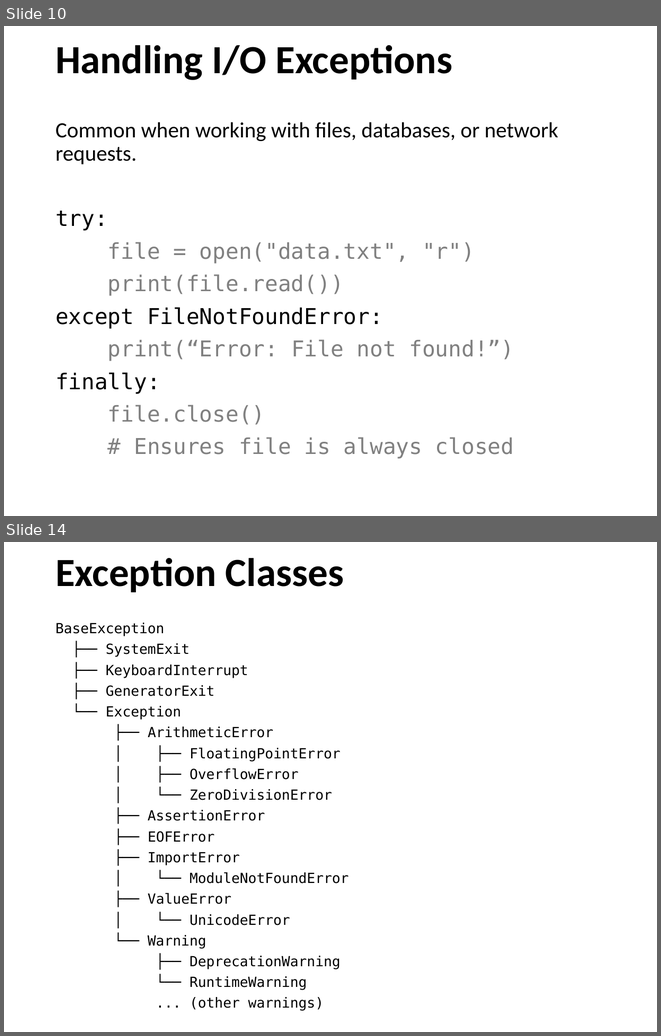
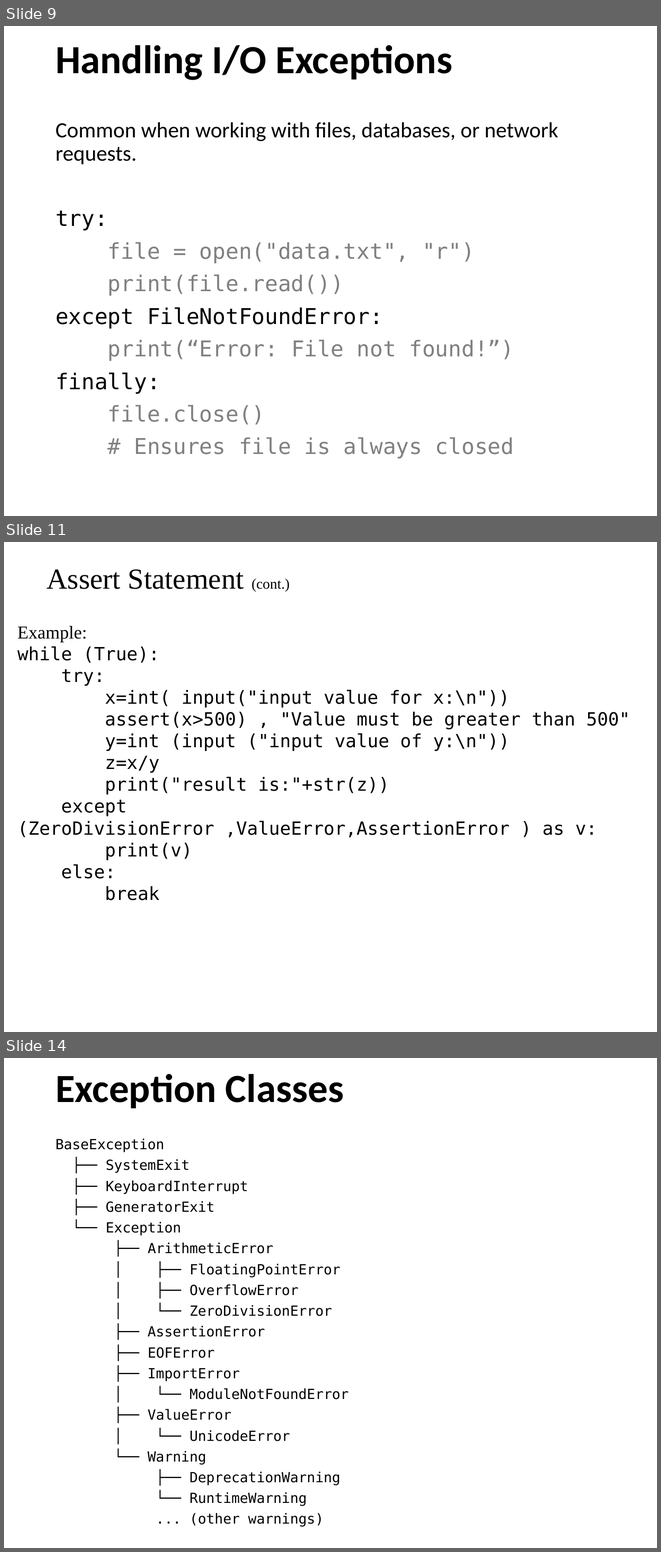
Before and after one commit to sumitandsumit/pro_python, a slide deck: PPTs/STT Exceptions.pptx. Shown one above the other, each under a label of ours: slides 10 and 14 before the commit, slides 9, 11 and 14 after it; the slides between them are not shown. The pictures are 661x1036 and 661x1552 pixels, drawn with LibreOffice and Linux fonts; fonts in the diff are those of the drawing; background and template pictures are left out. Boxes give left, top, right and bottom in pixels: in the first picture for what was removed or moved away, otherwise in the second. Text is boxed around its words. In the diff, an @@ line names an element or a change of style, - is before the commit and + after.

Commit message:
feat: update exceptions PPT

```diff
--- a/PPTs/STT Exceptions.pptx
+++ b/PPTs/STT Exceptions.pptx
@@ slide 11 added at [4,542,657,1032], background #FFFFFF @@
@@ title added at [46,569,290,591], 32 pt, text #000000 @@
+Assert Statement (cont.)
@@ text added at [17,626,630,879], 20 pt, text #000000 @@
+Example:
+while (True):
+try:
+x=int( input("input value for x:\n"))
+assert(x>500) , "Value must be greater than 500"
+y=int (input ("input value of y:\n"))
+z=x/y
+print("result is:"+str(z))
+except (ZeroDivisionError ,ValueError,AssertionError ) as v:
+print(v)
+else:
+break
@@ what was slide 10 is now slide 9 @@
```
Also in this commit, not shown: 4 slides changed, 1 slide removed.
